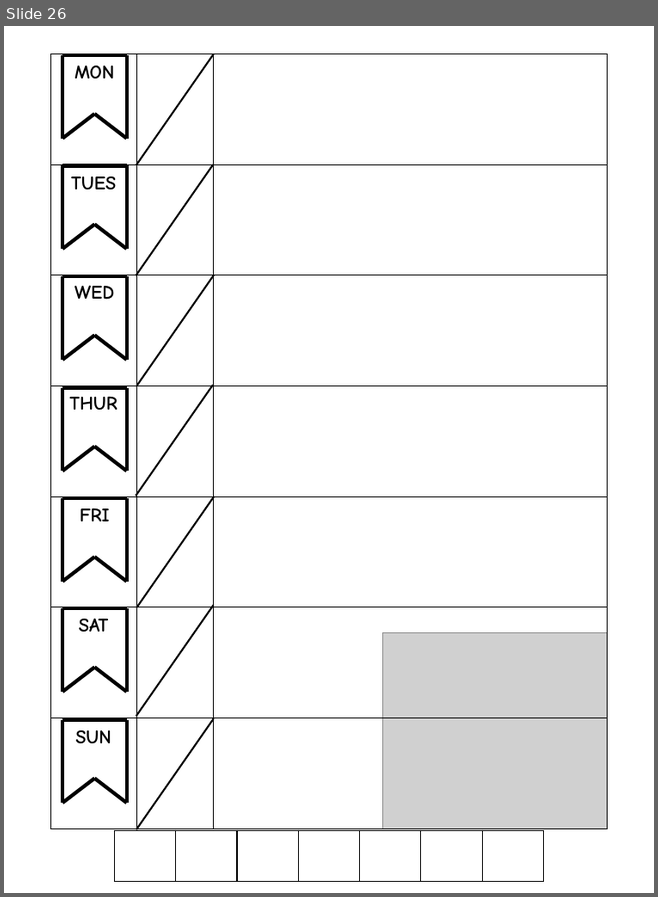
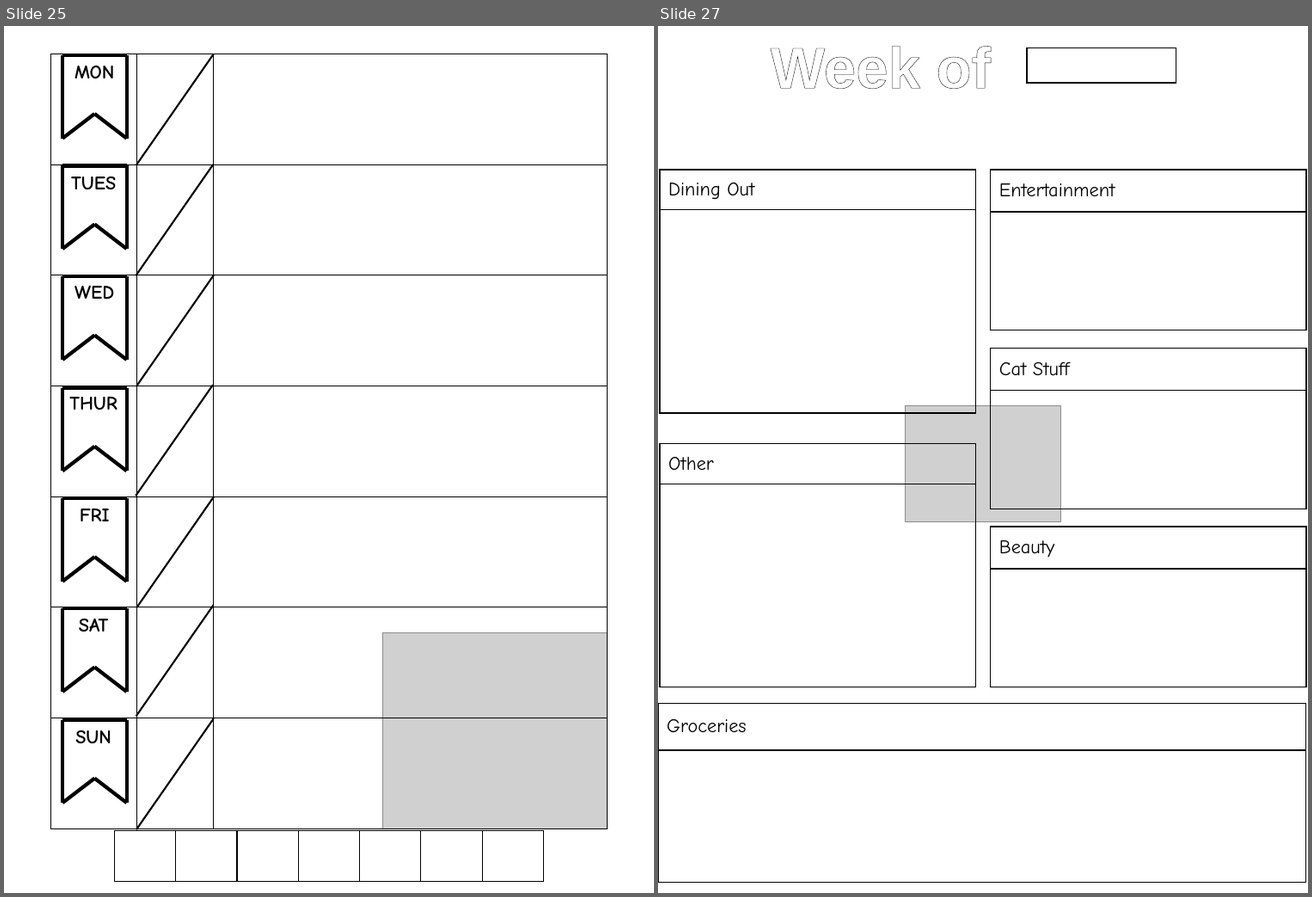
Before and after one commit to cds70409/cds70409.github.io, a slide deck: bujo_printouts.pptx. Shown side by side, each under a label of ours: slide 26 before the commit, slides 25 and 27 after it; the slides between them are not shown. The pictures are 658x897 and 1312x897 pixels, drawn with LibreOffice and Linux fonts; fonts in the diff are those of the drawing; grey boxes stand for pictures. Boxes give left, top, right and bottom in pixels: in the first picture for what was removed or moved away, otherwise in the second. Text is boxed around its words. In the diff, an @@ line names an element or a change of style, - is before the commit and + after.

```diff
--- a/bujo_printouts.pptx
+++ b/bujo_printouts.pptx
@@ slide 27 added at bbox=[658, 26, 1308, 893], background #FFFFFF @@
@@ text added at bbox=[771, 46, 991, 89], 48 pt, text #FFFFFF, bold @@
+Week of
@@ rectangle added at bbox=[1027, 48, 1177, 83], fill #FFFFFF, outline #000000 1 pt @@
@@ table added at bbox=[660, 170, 975, 414], 2 rows, 1 columns @@
+Dining Out
+
@@ table added at bbox=[991, 170, 1306, 330], 2 rows, 1 columns @@
+Entertainment
+
@@ table added at bbox=[991, 348, 1306, 508], 2 rows, 1 columns @@
+Cat Stuff
+
@@ picture added at bbox=[905, 406, 1061, 521] @@
@@ table added at bbox=[660, 444, 975, 687], 2 rows, 1 columns @@
+Other
+
@@ table added at bbox=[991, 527, 1306, 686], 2 rows, 1 columns @@
+Beauty
+
@@ table added at bbox=[658, 703, 1306, 883], 2 rows, 1 columns @@
+Groceries
+
@@ what was slide 26 is now slide 25 @@
```
Also in this commit, not shown: 4 slides changed, 1 other slide added.
